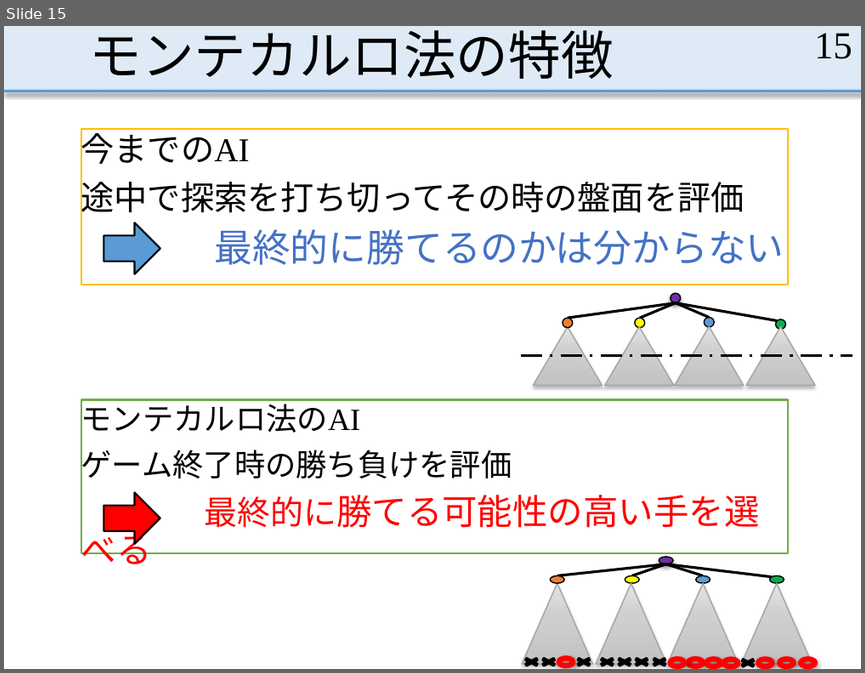
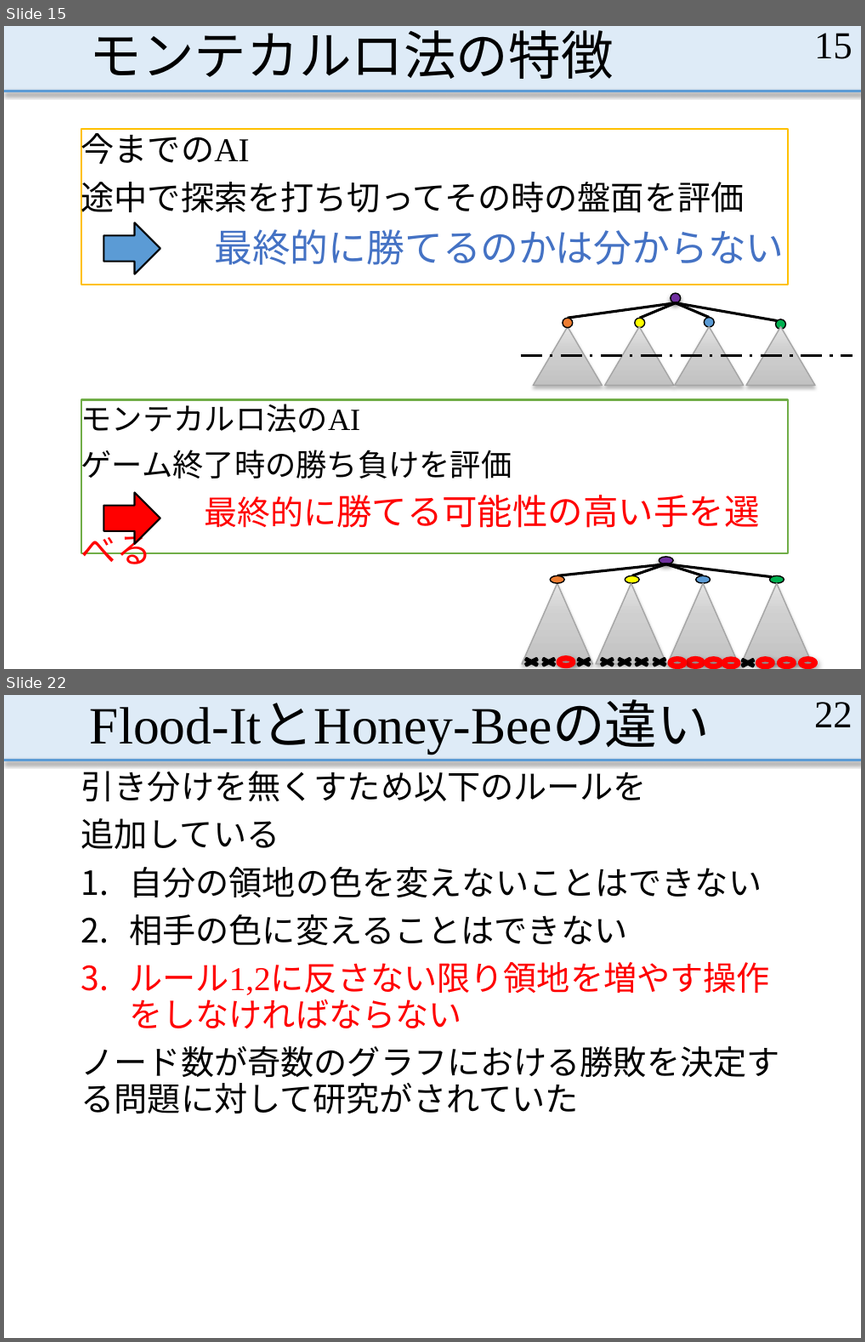
Before and after one commit to MasayaOda/SR, a slide deck: 中間発表1210.pptx. Shown one above the other, each under a label of ours: slide 15 before the commit, slides 15 and 22 after it; the slides between them are not shown. The pictures are 865x673 and 865x1342 pixels, drawn with LibreOffice and Linux fonts; fonts in the diff are those of the drawing. Boxes give left, top, right and bottom in pixels: in the first picture for what was removed or moved away, otherwise in the second. Text is boxed around its words. In the diff, an @@ line names an element or a change of style, - is before the commit and + after.

```diff
--- a/中間発表1210.pptx
+++ b/中間発表1210.pptx
@@ slide 22 added at bbox=[4, 695, 861, 1338], background #FFFFFF; not listed: 2 template elements that a slide beside it also shows @@
@@ title added at bbox=[90, 703, 710, 754], 44 pt, text #000000 @@
+Flood-ItとHoney-Beeの違い
@@ page number added at bbox=[814, 702, 852, 727], 32 pt, text #000000 @@
+22
@@ text added at bbox=[81, 765, 780, 1114], 28 pt, text #000000 @@
+引き分けを無くすため以下のルールを
+追加している
+1. 自分の領地の色を変えないことはできない
+2. 相手の色に変えることはできない
+3. ルール1,2に反さない限り領地を増やす操作をしなければならない
+ノード数が奇数のグラフにおける勝敗を決定する問題に対して研究がされていた
```
Also in this commit, not shown: 9 slides changed, 8 other slides added.
